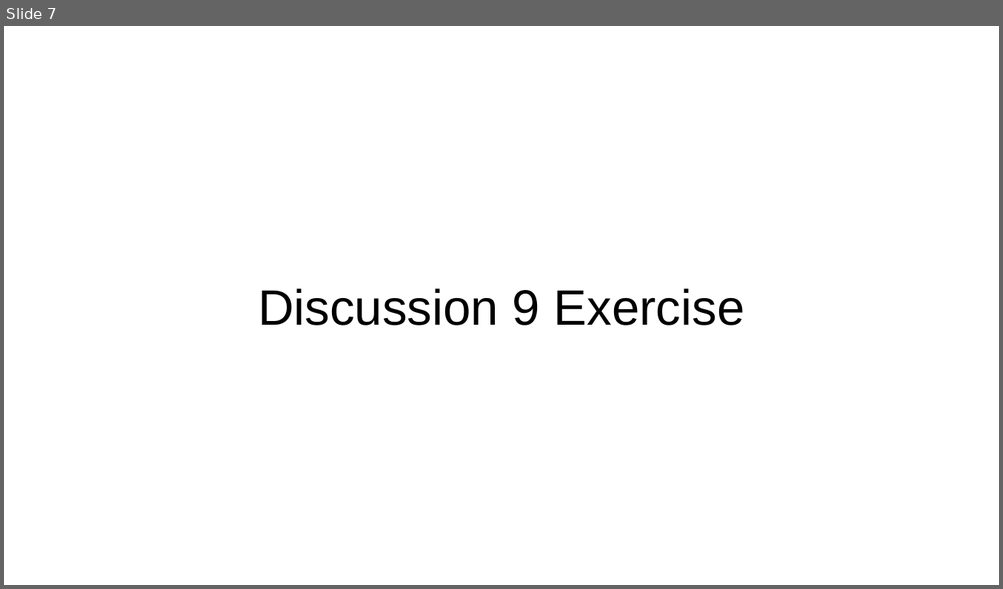
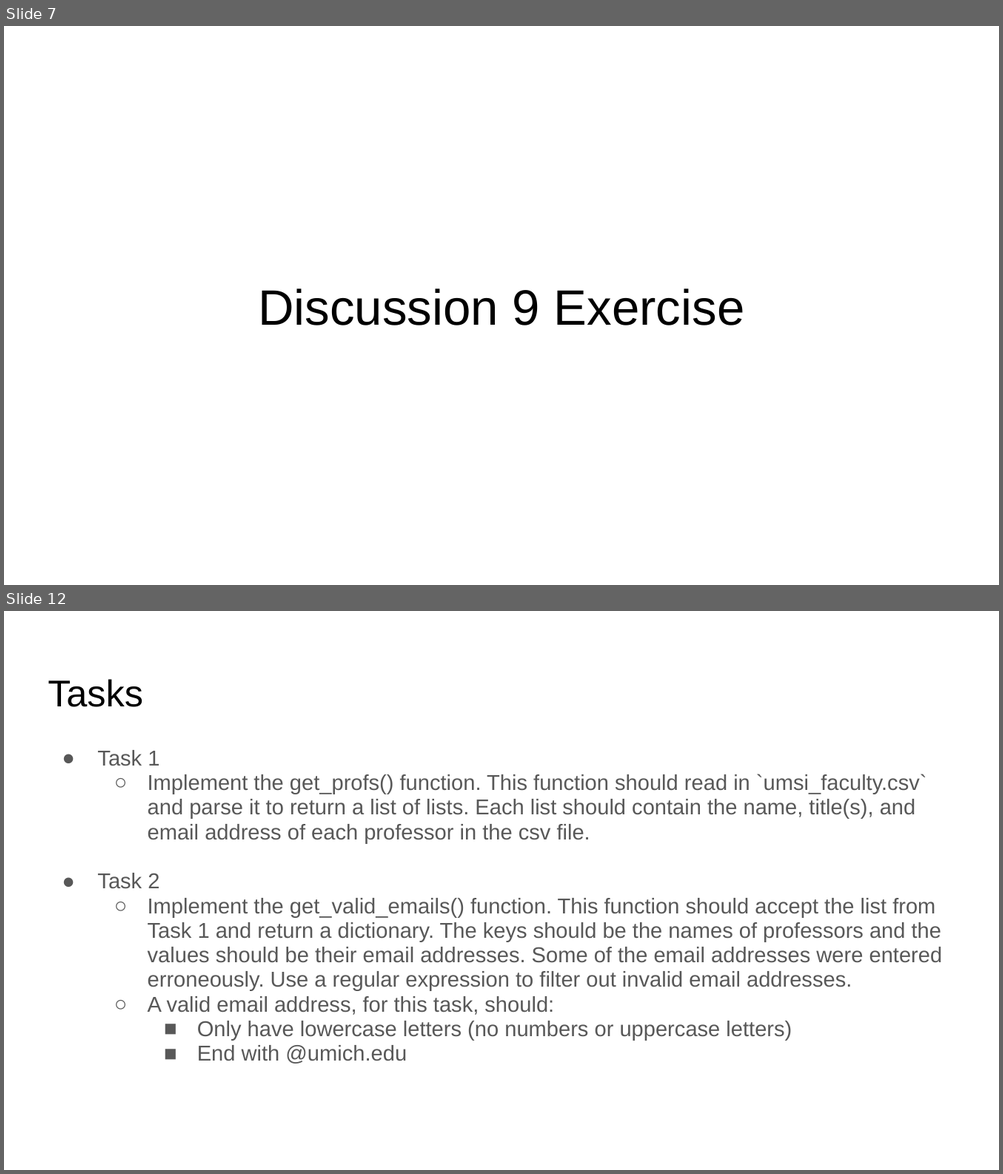
Before and after one commit to dtassew/fa22_discussion9, a slide deck: Discussion 9.pptx. Shown one above the other, each under a label of ours: slide 7 before the commit, slides 7 and 12 after it; the slides between them are not shown. The pictures are 1003x589 and 1003x1174 pixels, drawn with LibreOffice and Linux fonts; fonts in the diff are those of the drawing. Boxes give left, top, right and bottom in pixels: in the first picture for what was removed or moved away, otherwise in the second. Text is boxed around its words. In the diff, an @@ line names an element or a change of style, - is before the commit and + after.

```diff
--- a/Discussion 9.pptx
+++ b/Discussion 9.pptx
@@ slide 12 added at bbox=[4, 611, 999, 1170], background #FFFFFF @@
@@ title added at bbox=[48, 679, 143, 707], 27 pt, text #000000 @@
+Tasks
@@ text added at bbox=[97, 750, 942, 1064], 15.7 pt, text #585858 @@
+● Task 1
+  ○ Implement the get_profs() function. This function should read in `umsi_faculty.csv` and parse it to return a list of lists. Each list should contain the name, title(s), and email address of each professor in the csv file.
+● Task 2
+  ○ Implement the get_valid_emails() function. This function should accept the list from Task 1 and return a dictionary. The keys should be the names of professors and the values should be their email addresses. Some of the email addresses were entered erroneously. Use a regular expression to filter out invalid email addresses.
+  ○ A valid email address, for this task, should:
+    ■ Only have lowercase letters (no numbers or uppercase letters)
+    ■ End with @umich.edu
```
Also in this commit, not shown: 6 slides changed, 1 other slide added.
